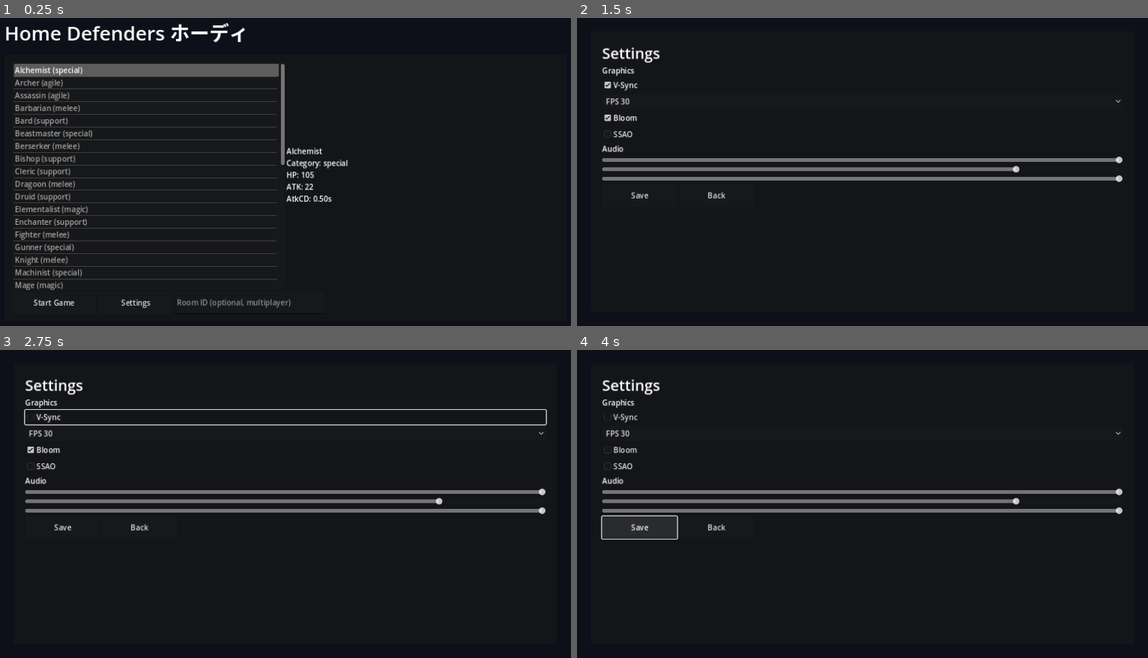
Above: before the commit, frames 1-4 (two rows, left to right).
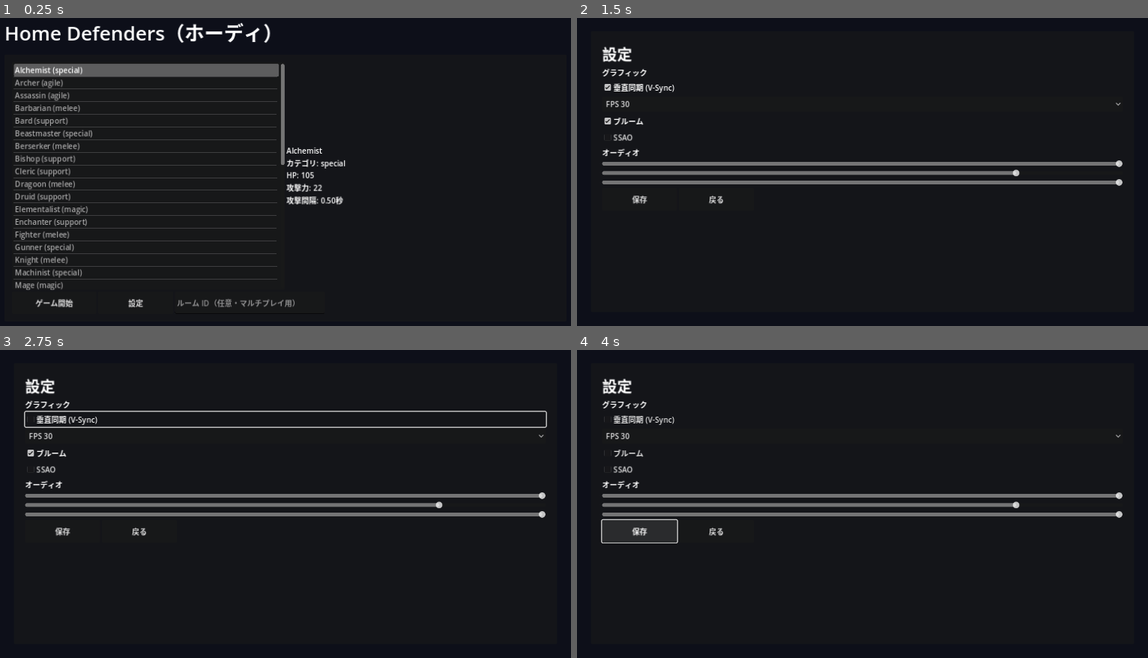
Above: after the commit, the same moments.

Repository: r-522/home_defenders2
Game: Godot game, scene res://scenes/Main.tscn
Same seed, same stepped clock (60 frames per second), same inputs: the game is played once before the commit and once after it.
Inputs (mouse positions are in pixels of both pictures, inside the frame that each line leads up to):
- Up to frame 1 (0.25 s): no input
- Up to frame 2 (1.5 s): click (828, 301) at 0.52 s; type "Alex" at 0.6 s; click "Settings" (after the commit: "設定") at 1.25 s
- Up to frame 3 (2.75 s): click "V-Sync" (after the commit: "垂直同期 (V-Sync)") at 2 s
- Up to frame 4 (4 s): click "Bloom" (after the commit: "ブルーム") at 2.75 s; click "Save" (after the commit: "保存") at 3.5 s

The runs differ from the first frame. In frame 1, 1.6% of the frame differs, in the area x 5-61%, y 1-95%; in frame 2, 7.6%; in frame 3, 9.1%, in the area x 4-96%, y 9-61%; in frame 4, 7.7%.

Commit message:
README/コード/UI を日本語化、Vercel 404 修正
- README.md を全面的に日本語化
- 各 GDScript / シーンの UI ラベルとコメントを日本語へ
- vercel.json に outputDirectory=public を明示
- public/index.html プレースホルダを追加（CI 完了前にも 200 応答）
- .gitignore は CI 成果物のみ除外し、プレースホルダは追跡する

https://claude.ai/code/session_017nw5TRn7i7qHZNkVEqas7f

Diff:
--- a/scenes/HUD.tscn
+++ b/scenes/HUD.tscn
@@ -16,15 +16,15 @@
 offset_bottom = 50.0
 
 [node name="HomeHP" type="Label" parent="Root/Top"]
-text = "Home HP: ---"
+text = "おうち HP: ---"
 custom_minimum_size = Vector2(320, 0)
 
 [node name="Gold" type="Label" parent="Root/Top"]
-text = "Gold: ---"
+text = "ゴールド: ---"
 custom_minimum_size = Vector2(220, 0)
 
 [node name="Wave" type="Label" parent="Root/Top"]
-text = "Wave: ---"
+text = "ウェーブ: ---"
 custom_minimum_size = Vector2(180, 0)
 
 [node name="BuildHint" type="Label" parent="Root"]
@@ -44,7 +44,7 @@
 [node name="Label" type="Label" parent="Root/GameOver"]
 anchor_right = 1.0
 anchor_bottom = 1.0
-text = "GAME OVER"
+text = "ゲームオーバー"
 horizontal_alignment = 1
 vertical_alignment = 1
 theme_override_font_sizes/font_size = 40
--- a/scenes/Settings.tscn
+++ b/scenes/Settings.tscn
@@ -27,21 +27,21 @@
 offset_bottom = -24.0
 
 [node name="Title" type="Label" parent="Panel/VBox"]
-text = "Settings"
+text = "設定"
 theme_override_font_sizes/font_size = 32
 
 [node name="Graphics" type="VBoxContainer" parent="Panel/VBox"]
 
 [node name="GraphicsLabel" type="Label" parent="Panel/VBox/Graphics"]
-text = "Graphics"
+text = "グラフィック"
 
 [node name="VSync" type="CheckBox" parent="Panel/VBox/Graphics"]
-text = "V-Sync"
+text = "垂直同期 (V-Sync)"
 
 [node name="FPSCap" type="OptionButton" parent="Panel/VBox/Graphics"]
 
 [node name="Bloom" type="CheckBox" parent="Panel/VBox/Graphics"]
-text = "Bloom"
+text = "ブルーム"
 
 [node name="SSAO" type="CheckBox" parent="Panel/VBox/Graphics"]
 text = "SSAO"
@@ -49,7 +49,7 @@
 [node name="Audio" type="VBoxContainer" parent="Panel/VBox"]
 
 [node name="AudioLabel" type="Label" parent="Panel/VBox/Audio"]
-text = "Audio"
+text = "オーディオ"
 
 [node name="Master" type="HSlider" parent="Panel/VBox/Audio"]
 max_value = 1.0
@@ -69,9 +69,9 @@
 [node name="Bottom" type="HBoxContainer" parent="Panel/VBox"]
 
 [node name="Save" type="Button" parent="Panel/VBox/Bottom"]
-text = "Save"
+text = "保存"
 custom_minimum_size = Vector2(160, 48)
 
 [node name="Back" type="Button" parent="Panel/VBox/Bottom"]
-text = "Back"
+text = "戻る"
 custom_minimum_size = Vector2(160, 48)
--- a/scenes/Title.tscn
+++ b/scenes/Title.tscn
@@ -17,7 +17,7 @@
 offset_top = 30.0
 offset_right = 1200.0
 offset_bottom = 90.0
-text = "Home Defenders ホーディ"
+text = "Home Defenders（ホーディ）"
 theme_override_font_sizes/font_size = 42
 
 [node name="Panel" type="Panel" parent="."]
@@ -43,19 +43,19 @@
 
 [node name="JobInfo" type="Label" parent="Panel/VBox/HBox"]
 size_flags_horizontal = 3
-text = "Select a job"
+text = "職業を選んでください"
 autowrap_mode = 2
 
 [node name="Buttons" type="HBoxContainer" parent="Panel/VBox"]
 
 [node name="Start" type="Button" parent="Panel/VBox/Buttons"]
-text = "Start Game"
+text = "ゲーム開始"
 custom_minimum_size = Vector2(180, 48)
 
 [node name="Settings" type="Button" parent="Panel/VBox/Buttons"]
-text = "Settings"
+text = "設定"
 custom_minimum_size = Vector2(160, 48)
 
 [node name="Room" type="LineEdit" parent="Panel/VBox/Buttons"]
-placeholder_text = "Room ID (optional, multiplayer)"
+placeholder_text = "ルーム ID（任意・マルチプレイ用）"
 custom_minimum_size = Vector2(320, 48)
--- a/scripts/autoload/data_loader.gd
+++ b/scripts/autoload/data_loader.gd
@@ -1,5 +1,5 @@
 extends Node
-# Loads JSON data files. All balance numbers live in data/*.json.
+# JSON データを起動時に読み込む。バランス調整はすべて data/*.json で行う。
 
 var jobs: Dictionary = {}
 var enemies: Dictionary = {}
@@ -17,12 +17,12 @@
 
 func _load_json(path: String) -> Variant:
     if not FileAccess.file_exists(path):
-        push_warning("Missing data file: %s" % path)
+        push_warning("データファイルが見つかりません: %s" % path)
         return {}
     var f := FileAccess.open(path, FileAccess.READ)
     var txt := f.get_as_text()
     var parsed = JSON.parse_string(txt)
     if parsed == null:
-        push_error("Failed to parse %s" % path)
+        push_error("JSON のパースに失敗: %s" % path)
         return {}
     return parsed
--- a/scripts/autoload/event_bus.gd
+++ b/scripts/autoload/event_bus.gd
@@ -1,5 +1,5 @@
 extends Node
-# Global event bus. Decouples gameplay systems.
+# グローバルイベントバス。各ゲームシステムを疎結合に保つ。
 
 signal home_damaged(amount: float, current_hp: float)
 signal home_destroyed()
--- a/scripts/autoload/game_state.gd
+++ b/scripts/autoload/game_state.gd
@@ -1,5 +1,5 @@
 extends Node
-# Persistent runtime state: gold, wave, selected job, etc.
+# ゲーム実行中の永続的な状態（所持金・ウェーブ・選択職・拠点HP 等）。
 
 var gold: int = 200
 var current_wave: int = 0
@@ -9,6 +9,7 @@
 var is_running: bool = false
 
 func reset() -> void:
+    # ステージ開始時に呼び、初期値へ巻き戻す。
     gold = 200
     current_wave = 0
     home_hp = home_max_hp
@@ -20,6 +21,7 @@
     EventBus.gold_changed.emit(gold)
 
 func spend_gold(amount: int) -> bool:
+    # 不足時は false を返し、所持金は変動しない。
     if gold < amount:
         return false
     gold -= amount
--- a/scripts/autoload/job_registry.gd
+++ b/scripts/autoload/job_registry.gd
@@ -1,6 +1,7 @@
 extends Node
-# Resolves a job_id to its data + skill script (if specialised).
+# 職業 ID から、データ定義と専用スキルスクリプトを解決する。
 
+# 専用スキルロジックを持つ職業。未登録の職は _stub.gd（共通 AOE）にフォールバック。
 const SPECIALISED := {
     "fighter":    "res://scripts/jobs/fighter.gd",
     "mage":       "res://scripts/jobs/mage.gd",
@@ -12,7 +13,7 @@
 func get_job(id: String) -> Dictionary:
     var jobs = DataLoader.jobs
     if not jobs.has(id):
-        push_warning("Unknown job: %s" % id)
+        push_warning("未知の職業 ID: %s" % id)
         return {}
     return jobs[id]
 
@@ -20,6 +21,7 @@
     return DataLoader.jobs.keys()
 
 func make_skill_handler(id: String, owner: Node) -> Node:
+    # 職業固有のスキル処理ノードを生成し、プレイヤーの子として登録する。
     var script_path: String = SPECIALISED.get(id, "res://scripts/jobs/_stub.gd")
     if not ResourceLoader.exists(script_path):
         script_path = "res://scripts/jobs/_stub.gd"
--- a/scripts/autoload/network_manager.gd
+++ b/scripts/autoload/network_manager.gd
@@ -1,6 +1,6 @@
 extends Node
-# WebRTC P2P skeleton. Host = authority. Min impl: position sync via RPC.
-# Signaling endpoint is a Vercel Edge Function (see signaling/).
+# WebRTC による P2P 通信の骨格。ホストが Authority となる方式。
+# 最小実装は RPC による位置同期のみ。シグナリングは Vercel Edge Function を使用。
 
 signal peer_joined(peer_id: int)
 signal peer_left(peer_id: int)
@@ -15,11 +15,13 @@
 var enabled: bool = false
 
 func host_room(rid: String, signaling_url: String = SIGNALING_URL_DEFAULT) -> void:
+    # 部屋の作成（自分が Authority になる）。
     room_id = rid
     is_host = true
     _connect_signaling(signaling_url, "host")
 
 func join_room(rid: String, signaling_url: String = SIGNALING_URL_DEFAULT) -> void:
+    # 既存の部屋に参加。
     room_id = rid
     is_host = false
     _connect_signaling(signaling_url, "join")
@@ -29,12 +31,12 @@
     var full := "%s?room=%s&mode=%s" % [url, room_id, mode]
     var err := ws.connect_to_url(full)
     if err != OK:
-        push_warning("Signaling connect failed: %s" % err)
+        push_warning("シグナリングへの接続に失敗: %s" % err)
         return
     enabled = true
     rtc = WebRTCMultiplayerPeer.new()
-    # Real offer/answer/ICE exchange is wired in _process when ws state is OPEN.
-    # See docs at https://docs.godotengine.org/en/stable/tutorials/networking/webrtc.html
+    # 本実装の Offer/Answer/ICE 交換は ws の OPEN 確立後に行う。
+    # 詳細: https://docs.godotengine.org/en/stable/tutorials/networking/webrtc.html
 
 func _process(_dt: float) -> void:
     if not enabled or ws == null:
@@ -48,10 +50,10 @@
             _handle_signal(msg)
 
 func _handle_signal(_msg: Dictionary) -> void:
-    # TODO: full ICE/SDP plumbing. Stubbed for first iteration.
+    # TODO: ICE/SDP の完全な折衝。今回の骨格ではスタブのみ。
     pass
 
 @rpc("any_peer", "unreliable", "call_remote")
 func sync_player_transform(_peer_id: int, _pos: Vector3, _yaw: float) -> void:
-    # TODO: apply remote transform with interpolation (CSP) on receiving side.
+    # TODO: 受信側で補間・クライアント側予測（CSP）を適用する。
     pass
--- a/scripts/autoload/object_pool.gd
+++ b/scripts/autoload/object_pool.gd
@@ -1,9 +1,10 @@
 extends Node
-# Lightweight object pool. Reuses scenes to avoid frame hitches on heavy waves.
+# 軽量オブジェクトプール。多数の敵・弾を使い回し、フレーム落ちを抑える。
 
 var _pools: Dictionary = {}
 
 func acquire(scene: PackedScene) -> Node:
+    # プールに在庫があれば再利用、無ければ新規生成。
     var key := scene.resource_path
     var bucket: Array = _pools.get(key, [])
     var inst: Node
@@ -14,6 +15,7 @@
     return inst
 
 func release(scene: PackedScene, inst: Node) -> void:
+    # ノードを親ツリーから外して在庫へ戻す。
     if inst.get_parent():
         inst.get_parent().remove_child(inst)
     var key := scene.resource_path
--- a/scripts/autoload/save_system.gd
+++ b/scripts/autoload/save_system.gd
@@ -1,5 +1,5 @@
 extends Node
-# user://save.json. On Web, Godot maps user:// to IndexedDB automatically.
+# user://save.json に保存。Web では Godot が user:// を IndexedDB へ自動でマップする。
 
 const SAVE_PATH := "user://save.json"
 
@@ -15,7 +15,7 @@
 func save_game() -> void:
     var f := FileAccess.open(SAVE_PATH, FileAccess.WRITE)
     if f == null:
-        push_warning("Cannot open save for write")
+        push_warning("セーブファイルを書き込めません")
         return
     f.store_string(JSON.stringify(data))
 
@@ -33,6 +33,7 @@
         save_game()
 
 func record_wave(w: int) -> void:
+    # 自己ベストのウェーブのみ更新。
     if w > int(data.get("highest_wave", 0)):
         data.highest_wave = w
         save_game()
--- a/scripts/autoload/settings_manager.gd
+++ b/scripts/autoload/settings_manager.gd
@@ -1,5 +1,5 @@
 extends Node
-# Persists InputMap + graphics + audio settings to user://settings.cfg.
+# キーバインド・グラフィック・オーディオ設定を user://settings.cfg に永続化。
 
 const PATH := "user://settings.cfg"
 
@@ -19,13 +19,15 @@
     "se": 1.0,
 }
 
-var bindings: Dictionary = {} # action_name -> Array[InputEvent]
+# アクション名 -> InputEvent 配列
+var bindings: Dictionary = {}
 
 func _ready() -> void:
     load_all()
     apply_all()
 
 func apply_all() -> void:
+    # 設定を実機（DisplayServer / InputMap / AudioServer）に反映。
     DisplayServer.window_set_vsync_mode(DisplayServer.VSYNC_ENABLED if graphics.vsync else DisplayServer.VSYNC_DISABLED)
     Engine.max_fps = int(graphics.fps_cap)
     for action in bindings.keys():
@@ -52,7 +54,7 @@
         cfg.set_value("graphics", k, graphics[k])
     for k in audio.keys():
         cfg.set_value("audio", k, audio[k])
-    # Bindings serialized as keycodes / button indices.
+    # キーは keycode、マウスは button_index でシリアライズ。
     for action in bindings.keys():
         var arr: Array = []
         for ev in bindings[action]:
--- a/scripts/build_manager.gd
+++ b/scripts/build_manager.gd
@@ -1,5 +1,5 @@
 extends Node3D
-# Build mode: ray-pick a ground tile, snap to grid, spend gold, place tower.
+# 建設モード: 地面をレイピッキング → グリッドにスナップ → ゴールド消費 → 設置。
 
 @export var grid_size: float = 2.0
 @export var player_path: NodePath
--- a/scripts/enemy.gd
+++ b/scripts/enemy.gd
@@ -1,5 +1,5 @@
 extends CharacterBody3D
-# Walks via NavigationAgent3D toward the Home. Damages on contact.
+# NavigationAgent3D で「おうち」へ進軍し、接触時にダメージを与える。
 
 @export var move_speed: float = 3.5
 @export var max_hp: float = 60.0
--- a/scripts/enemy_spawner.gd
+++ b/scripts/enemy_spawner.gd
@@ -1,5 +1,5 @@
 extends Node3D
-# Reads data/waves.json. Spawns enemies at spawn points.
+# data/waves.json を読み込み、スポーンポイントから敵を出現させる。
 
 @export var enemy_scene: PackedScene
 @export var spawn_points_path: NodePath
--- a/scripts/hud.gd
+++ b/scripts/hud.gd
@@ -15,17 +15,17 @@
     _on_hp(0.0, GameState.home_hp)
 
 func _on_gold(g: int) -> void:
-    gold_label.text = "Gold: %d" % g
+    gold_label.text = "ゴールド: %d" % g
 
 func _on_hp(_dmg: float, hp: float) -> void:
-    hp_label.text = "Home HP: %d / %d" % [int(hp), int(GameState.home_max_hp)]
+    hp_label.text = "おうち HP: %d / %d" % [int(hp), int(GameState.home_max_hp)]
 
 func _on_wave(idx: int) -> void:
-    wave_label.text = "Wave: %d" % (idx + 1)
+    wave_label.text = "ウェーブ: %d" % (idx + 1)
 
 func _on_game_over() -> void:
     game_over.visible = true
 
 func _process(_dt: float) -> void:
     build_hint.visible = true
-    build_hint.text = "[B] Build  [1] Arrow  [2] Cannon  [3] Slow  [LMB] Attack/Place  [Shift] Dodge  [ESC] Cursor"
+    build_hint.text = "[B] 建設  [1] アロー  [2] キャノン  [3] スロウ  [左クリック] 攻撃/設置  [Shift] 回避  [ESC] カーソル"
--- a/scripts/jobs/_stub.gd
+++ b/scripts/jobs/_stub.gd
@@ -1,6 +1,6 @@
 extends Node
-# Placeholder skill logic for jobs not yet specialised.
-# Each Q/E/F is a usable AOE pulse + cooldown so the kit feels alive.
+# 専用ロジック未実装の職業向けの共通スキルスタブ。
+# Q/E/F すべてに AOE パルス + クールダウンを持たせ、最低限プレイ可能な状態にする。
 
 var _owner: Node = null
 var cd: Dictionary = {"q": 0.0, "e": 0.0, "f": 0.0}
--- a/scripts/jobs/archer.gd
+++ b/scripts/jobs/archer.gd
@@ -1,5 +1,5 @@
 extends "res://scripts/jobs/_stub.gd"
-# Archer: piercing arrow line.
+# アーチャー: 直線状を貫通する矢。
 
 func on_skill_q() -> void:
     if cd.q > 0.0: return
--- a/scripts/jobs/cleric.gd
+++ b/scripts/jobs/cleric.gd
@@ -1,5 +1,5 @@
 extends "res://scripts/jobs/_stub.gd"
-# Cleric: heal self & restore home small chunk.
+# クレリック: 自己回復 + 拠点（おうち）の HP を小回復。
 
 func on_skill_q() -> void:
     if cd.q > 0.0: return
--- a/scripts/jobs/fighter.gd
+++ b/scripts/jobs/fighter.gd
@@ -1,5 +1,5 @@
 extends "res://scripts/jobs/_stub.gd"
-# Fighter: balanced. Q=shield bash knockback, E=guard stance, F=warcry.
+# ファイター: バランス型。Q=シールドバッシュ（吹き飛ばし）、E/F は共通スタブ。
 
 func on_skill_q() -> void:
     if cd.q > 0.0: return
--- a/scripts/jobs/machinist.gd
+++ b/scripts/jobs/machinist.gd
@@ -1,6 +1,6 @@
 extends "res://scripts/jobs/_stub.gd"
-# Machinist: passive reduces tower cost (handled via balance lookup),
-# Q drops a temporary auto-turret at feet.
+# マシニスト: パッシブでタワー建設コスト軽減（balance.json 参照）。
+# Q で足元に時限式の自動タレットを設置。
 
 var _drop_scene: PackedScene = preload("res://scenes/Tower.tscn")
 
--- a/scripts/jobs/mage.gd
+++ b/scripts/jobs/mage.gd
@@ -1,5 +1,5 @@
 extends "res://scripts/jobs/_stub.gd"
-# Mage: range AOE meteor at aim point.
+# メイジ: 照準先に着弾する範囲メテオ。
 
 func on_skill_q() -> void:
     if cd.q > 0.0: return
--- a/scripts/player.gd
+++ b/scripts/player.gd
@@ -1,5 +1,6 @@
 extends CharacterBody3D
-# TPS player controller. Mouse-look on SpringArm3D, WASD relative to camera yaw.
+# TPS プレイヤーコントローラ。SpringArm3D による視点回転、
+# WASD はカメラ Yaw 相対に変換して移動する。
 
 @export var move_speed: float = 7.5
 @export var dodge_speed: float = 18.0
--- a/scripts/settings_ui.gd
+++ b/scripts/settings_ui.gd
@@ -16,7 +16,7 @@
     bloom_chk.button_pressed = bool(SettingsManager.graphics.bloom)
     ssao_chk.button_pressed = bool(SettingsManager.graphics.ssao)
     for v in [30, 60, 120, 0]:
-        fps_opt.add_item("FPS %s" % (str(v) if v > 0 else "Unlimited"))
+        fps_opt.add_item("FPS %s" % (str(v) if v > 0 else "無制限"))
     master_slider.value = float(SettingsManager.audio.master)
     bgm_slider.value = float(SettingsManager.audio.bgm)
     se_slider.value = float(SettingsManager.audio.se)
--- a/scripts/title.gd
+++ b/scripts/title.gd
@@ -25,7 +25,7 @@
 func _update_info(idx: int) -> void:
     var id: String = ids[idx]
     var d: Dictionary = JobRegistry.get_job(id)
-    info_label.text = "%s\nCategory: %s\nHP: %d\nATK: %d\nAtkCD: %.2fs" % [
+    info_label.text = "%s\nカテゴリ: %s\nHP: %d\n攻撃力: %d\n攻撃間隔: %.2f秒" % [
         d.get("name", id), d.get("category", "?"),
         int(d.get("hp", 0)), int(d.get("atk", 0)),
         float(d.get("attack_cd", 0.5))
--- a/scripts/tower.gd
+++ b/scripts/tower.gd
@@ -1,5 +1,5 @@
 extends StaticBody3D
-# Generic tower. Behaviour driven by data (kind: "arrow" | "cannon" | "slow").
+# 汎用タワー。挙動は data/towers.json の種別（arrow / cannon / slow）で切替。
 
 @export var kind: String = "arrow"
 
@@ -59,7 +59,7 @@
             if target.has_method("take_damage"):
                 target.take_damage(damage)
         "cannon":
-            # Splash AOE at target position.
+            # ターゲット地点を中心とした範囲ダメージ。
             for e in get_tree().get_nodes_in_group("enemies"):
                 if e.global_position.distance_to(target.global_position) <= splash:
                     if e.has_method("take_damage"):
Not shown, changed: vercel.json
Not shown, changed: signaling/api/signal.ts
